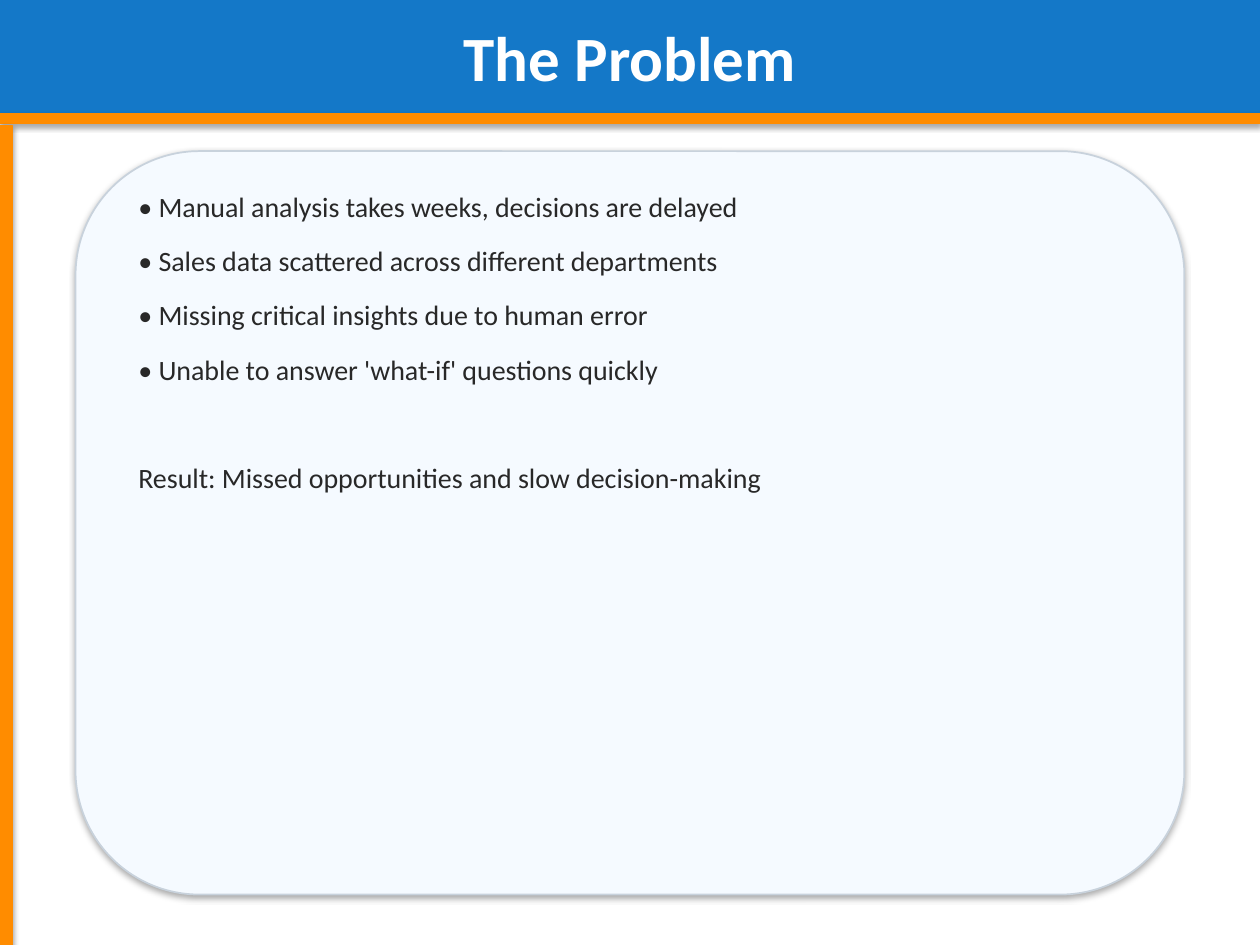
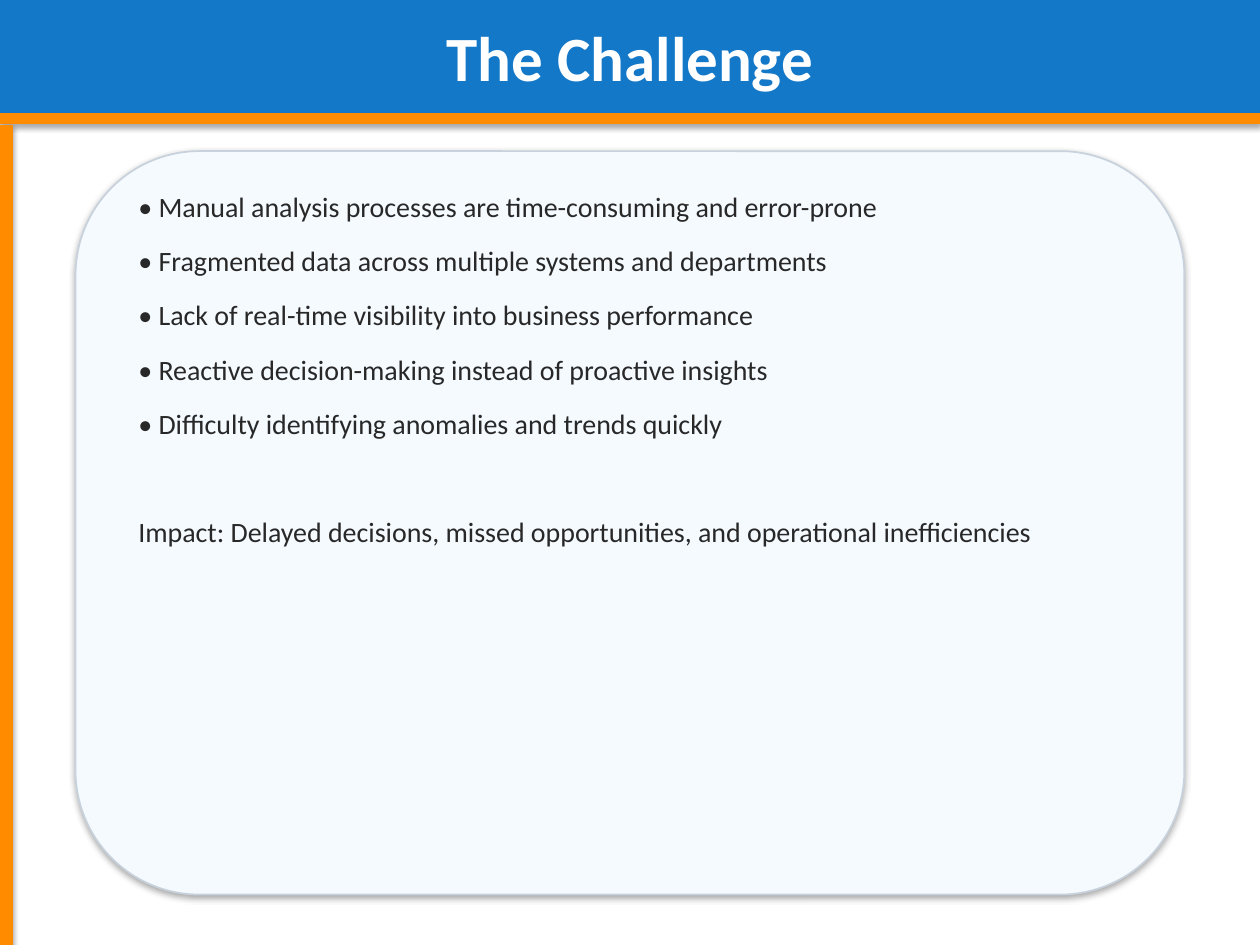
Before and after one commit to adityasinghz/smart-cpg-decision-agent, a slide deck: slide 2 of Smart_CPG_Decision_Agent_Presentation.pptx. Drawn at 1260x945 pixels with LibreOffice and Linux fonts; fonts in the diff are those of the drawing. Boxes give left, top, right and bottom in pixels: in the first picture for what was removed or moved away, otherwise in the second. Text is boxed around its words. In the diff, an @@ line names an element or a change of style, - is before the commit and + after.

```diff
--- a/Smart_CPG_Decision_Agent_Presentation.pptx
+++ b/Smart_CPG_Decision_Agent_Presentation.pptx
@@ text in rectangle at bbox=[447, 36, 812, 92]: text changed @@
-The Problem
+The Challenge
@@ text at bbox=[138, 197, 1031, 547]: text changed @@
-• Manual analysis takes weeks, decisions are delayed
-• Sales data scattered across different departments
-• Missing critical insights due to human error
-• Unable to answer 'what-if' questions quickly
-Result: Missed opportunities and slow decision-making
+• Manual analysis processes are time-consuming and error-prone
+• Fragmented data across multiple systems and departments
+• Lack of real-time visibility into business performance
+• Reactive decision-making instead of proactive insights
+• Difficulty identifying anomalies and trends quickly
+Impact: Delayed decisions, missed opportunities, and operational inefficiencies
```
Also in this commit, not shown: 19 other slides changed, 3 slides added, 3 slides removed, 2 other files.
